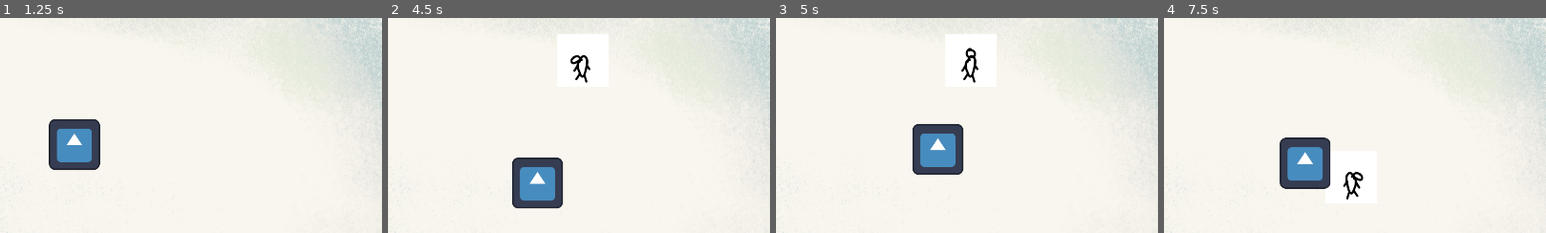
Above: before the commit, frames 1-4 (left to right).
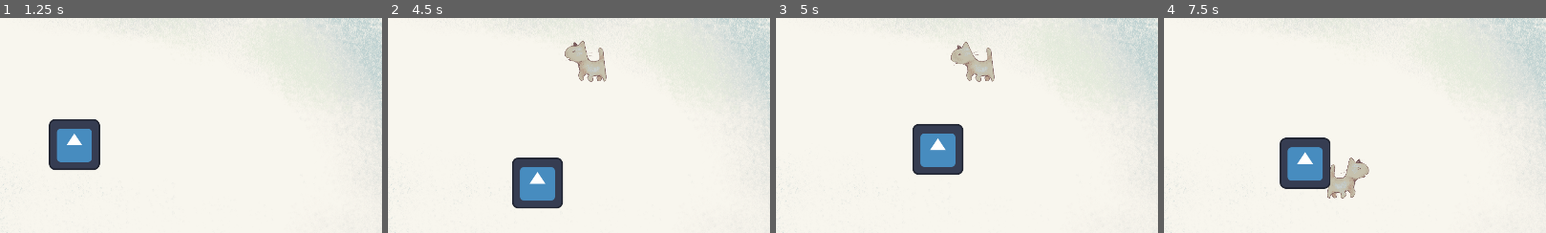
Above: after the commit, the same moments.

Repository: RobertKadak/GameCamp-2024
Game: Godot game, scene res://Menu folder/menu.tscn
Two runs of this game, one before a commit and one after it. Both use one fixed random seed, a clock stepped at 60 frames per second and the inputs below. The engine's default icon, where the game draws it, is replaced by a stand-in: a white triangle on a blue panel in a dark square.
Inputs (mouse positions are % of the whole screen's width and height, from its top left):
- Up to frame 1 (1.25 s): click "Play" at 0.5 s
- Up to frame 2 (4.5 s): move the mouse to (72, 45) at 1.27 s; hold D (move_right) 1.28-2.03 s; hold Right mouse button (attack_ranged) 1.28-2.03 s; move the mouse to (30, 55) at 2.02 s; hold S (move_down) 2.03-2.78 s; click (30, 55) at 2.1 s; right-click (30, 55) at 2.3 s; move the mouse to (60, 28) at 2.77 s; hold D (move_right) 2.78-3.53 s; hold Right mouse button (attack_ranged) 2.78-3.53 s; move the mouse to (45, 70) at 3.52 s; hold W (move_up) 3.53-4.28 s; tap Shift (move_dash) at 3.6 s; right-click (45, 70) at 3.8 s; move the mouse to (80, 65) at 4.27 s; hold A (move_left) from 4.28 s (still down); hold Right mouse button (attack_ranged) from 4.28 s (still down)
- Up to frame 3 (5 s): keep holding A (move_left); keep holding Right mouse button (attack_ranged)
- Up to frame 4 (7.5 s): move the mouse to (20, 35) at 5.02 s; release Right mouse button (attack_ranged) at 5.03 s; click (20, 35) at 5.1 s; right-click (20, 35) at 5.3 s; move the mouse to (55, 50) at 5.77 s; release A (move_left) at 5.78 s; hold S (move_down) 5.78-6.53 s; hold Right mouse button (attack_ranged) 5.78-6.53 s; move the mouse to (35, 25) at 6.52 s; hold D (move_right) 6.53-7.28 s; tap Shift (move_dash) at 6.6 s; right-click (35, 25) at 6.8 s; move the mouse to (72, 45) at 7.27 s; hold W (move_up) from 7.28 s (still down); hold Right mouse button (attack_ranged) from 7.28 s (still down)
The pictures show only the part of the screen within x 40-90%, y 20-70%; the shares and areas given below are measured in that part.

Frame 1 is identical in both runs. In frame 2, 1.6% of the frame differs, in the area x 44-58%, y 7-31%; in frame 3, 1.6%; in frame 4, 1.2%.

Commit message:
Replaced placeholder animations + removed UI for ranged ready

Diff:
--- a/characters/player/player.gd
+++ b/characters/player/player.gd
@@ -49,6 +49,9 @@
 		charge_ranged()
 	else:
 		discharge_ranged(delta)
+
+	if charging_ranged_timer > charging_ranged_timer_required and Input.is_action_pressed("attack_ranged"):
+		_animated_sprite.play("ranged_ready")
 
 func dash_movement(velocity: Vector2):
 	if dash_timeout_timer > dash_distance:
--- a/characters/player/player.tscn
+++ b/characters/player/player.tscn
@@ -1,14 +1,15 @@
-[gd_scene load_steps=16 format=3 uid="uid://cjnjct76im3qy"]
+[gd_scene load_steps=17 format=3 uid="uid://cjnjct76im3qy"]
 
 [ext_resource type="Script" path="res://characters/player/player.gd" id="1_cwafh"]
 [ext_resource type="Texture2D" uid="uid://dfi1dcsbsqvek" path="res://characters/player/cat_walk1.png" id="2_5byhn"]
 [ext_resource type="Texture2D" uid="uid://dpmp3kgpb818y" path="res://characters/player/cat_clawattack1.png" id="2_7kjuw"]
 [ext_resource type="Texture2D" uid="uid://ds81wkemd1riv" path="res://characters/player/cat_idle1.png" id="2_pqavu"]
-[ext_resource type="Texture2D" uid="uid://dd7f3qbbqqxm5" path="res://characters/player/ranged/cat_ranged1.png" id="2_xbiry"]
 [ext_resource type="Texture2D" uid="uid://i2pbr6rnrmx6" path="res://characters/player/cat_clawattack2.png" id="3_22t5q"]
 [ext_resource type="Texture2D" uid="uid://c62imnkhtspp" path="res://characters/player/cat_walk2.png" id="3_nlxon"]
-[ext_resource type="Texture2D" uid="uid://ct58yg1352ksx" path="res://characters/player/ranged/cat_ranged2.png" id="3_u1u21"]
 [ext_resource type="Texture2D" uid="uid://c68sd7mpqrh4g" path="res://characters/player/cat_idle2.png" id="3_vj66f"]
+[ext_resource type="Texture2D" uid="uid://l3hjuw4b02pi" path="res://characters/player/ranged/cat_vomitcharge1.png" id="6_ak8cd"]
+[ext_resource type="Texture2D" uid="uid://bwh16yds5vesc" path="res://characters/player/ranged/cat_vomitcharge2.png" id="7_vaktx"]
+[ext_resource type="Texture2D" uid="uid://2dgc0cxqecnk" path="res://characters/player/ranged/cat_vomit_attack.png" id="8_cjcn5"]
 [ext_resource type="Texture2D" uid="uid://bf4kyeu4to1e2" path="res://assets/attackparticle2.png" id="8_kne5k"]
 [ext_resource type="Texture2D" uid="uid://cvmqo4lpsu1kx" path="res://assets/attackparticle1.png" id="9_qtmb8"]
 
@@ -38,14 +39,22 @@
 }, {
 "frames": [{
 "duration": 1.0,
-"texture": ExtResource("2_xbiry")
+"texture": ExtResource("6_ak8cd")
 }, {
 "duration": 1.0,
-"texture": ExtResource("3_u1u21")
+"texture": ExtResource("7_vaktx")
 }],
 "loop": true,
 "name": &"ranged",
 "speed": 6.0
+}, {
+"frames": [{
+"duration": 1.0,
+"texture": ExtResource("8_cjcn5")
+}],
+"loop": true,
+"name": &"ranged_ready",
+"speed": 5.0
 }, {
 "frames": [{
 "duration": 1.0,
@@ -91,8 +100,7 @@
 position = Vector2(8.58307e-06, 0.499993)
 scale = Vector2(0.129253, 0.133307)
 sprite_frames = SubResource("SpriteFrames_wbfjh")
-animation = &"idle"
-frame_progress = 0.603353
+animation = &"ranged_ready"
 
 [node name="CollisionShape2D" type="CollisionShape2D" parent="."]
 shape = SubResource("RectangleShape2D_f42hs")
--- a/characters/player/ranged/projectile.tscn
+++ b/characters/player/ranged/projectile.tscn
@@ -1,17 +1,17 @@
 [gd_scene load_steps=6 format=3 uid="uid://f3ikjwfuh1vw"]
 
 [ext_resource type="Script" path="res://characters/player/ranged/projectile.gd" id="1_3lpk2"]
-[ext_resource type="Texture2D" uid="uid://ielg4416rq4a" path="res://characters/player/ranged/ranged_projectile.png" id="1_x368l"]
-[ext_resource type="Texture2D" uid="uid://k7krrstb4k0k" path="res://characters/player/ranged/ranged_projectile_rotated.png" id="2_f3v58"]
+[ext_resource type="Texture2D" uid="uid://cm6g51a50ohr6" path="res://characters/player/ranged/vomit_ball.png" id="2_a3urj"]
+[ext_resource type="Texture2D" uid="uid://ct6egcno5bg25" path="res://characters/player/ranged/vomit_ball2.png" id="3_r1mr8"]
 
 [sub_resource type="SpriteFrames" id="SpriteFrames_vodm2"]
 animations = [{
 "frames": [{
 "duration": 1.0,
-"texture": ExtResource("1_x368l")
+"texture": ExtResource("2_a3urj")
 }, {
 "duration": 1.0,
-"texture": ExtResource("2_f3v58")
+"texture": ExtResource("3_r1mr8")
 }],
 "loop": true,
 "name": &"default",
@@ -26,8 +26,9 @@
 script = ExtResource("1_3lpk2")
 
 [node name="AnimatedSprite2D" type="AnimatedSprite2D" parent="."]
+position = Vector2(1, 0)
+scale = Vector2(0.325, 0.325)
 sprite_frames = SubResource("SpriteFrames_vodm2")
-frame_progress = 0.631936
 
 [node name="CollisionShape2D" type="CollisionShape2D" parent="."]
 shape = SubResource("CircleShape2D_8c07t")
--- a/scenes/levels/hud.tscn
+++ b/scenes/levels/hud.tscn
@@ -1,6 +1,5 @@
-[gd_scene load_steps=7 format=3 uid="uid://ek3gk38x6fy5"]
+[gd_scene load_steps=5 format=3 uid="uid://ek3gk38x6fy5"]
 
-[ext_resource type="Script" path="res://scripts/charge_label.gd" id="1_fqkqi"]
 [ext_resource type="Script" path="res://scripts/stopwatch_label.gd" id="2_l5hw3"]
 [ext_resource type="Script" path="res://scripts/health_value.gd" id="3_hn4f8"]
 
@@ -9,10 +8,6 @@
 font_color = Color(1, 0, 1, 1)
 outline_color = Color(0.996078, 0, 1, 1)
 shadow_color = Color(1, 0, 0.972549, 0)
-
-[sub_resource type="LabelSettings" id="LabelSettings_v8obx"]
-font_size = 24
-font_color = Color(1, 0, 1, 1)
 
 [sub_resource type="LabelSettings" id="LabelSettings_g1pgc"]
 font_size = 24
@@ -30,16 +25,6 @@
 scale = Vector2(1.38282, 1.70745)
 text = "Health:"
 label_settings = SubResource("LabelSettings_or2ie")
-
-[node name="Charge" type="Label" parent="Display"]
-offset_left = 6.0
-offset_top = 59.0
-offset_right = 94.0
-offset_bottom = 93.0
-scale = Vector2(1.32, 1.4)
-text = "Charge:"
-label_settings = SubResource("LabelSettings_v8obx")
-script = ExtResource("1_fqkqi")
 
 [node name="Stopwatch_label" type="Label" parent="Display" groups=["StopWatch"]]
 anchors_preset = 5
--- a/scripts/charge_label.gd
+++ /dev/null
@@ -1,14 +0,0 @@
-extends Label
-
-@onready var player = get_node("/root/level1/Player")
-
-# Called when the node enters the scene tree for the first time.
-func _ready() -> void:
-	pass # Replace with function body.
-
-
-# Called every frame. 'delta' is the elapsed time since the previous frame.
-func _process(delta: float) -> void:
-	text = ""
-	if player.charging_ranged_timer > player.charging_ranged_timer_required:
-		text = "Furrball ready"
Binary file added: characters/player/ranged/cat_vomit_attack.png
Not shown, added: characters/player/ranged/cat_vomit_attack.png.import
Binary file added: characters/player/ranged/cat_vomitcharge1.png
Not shown, added: characters/player/ranged/cat_vomitcharge1.png.import
Binary file added: characters/player/ranged/cat_vomitcharge2.png
Not shown, added: characters/player/ranged/cat_vomitcharge2.png.import
Binary file added: characters/player/ranged/vomit_ball.png
Not shown, added: characters/player/ranged/vomit_ball.png.import
Binary file added: characters/player/ranged/vomit_ball2.png
Not shown, added: characters/player/ranged/vomit_ball2.png.import
